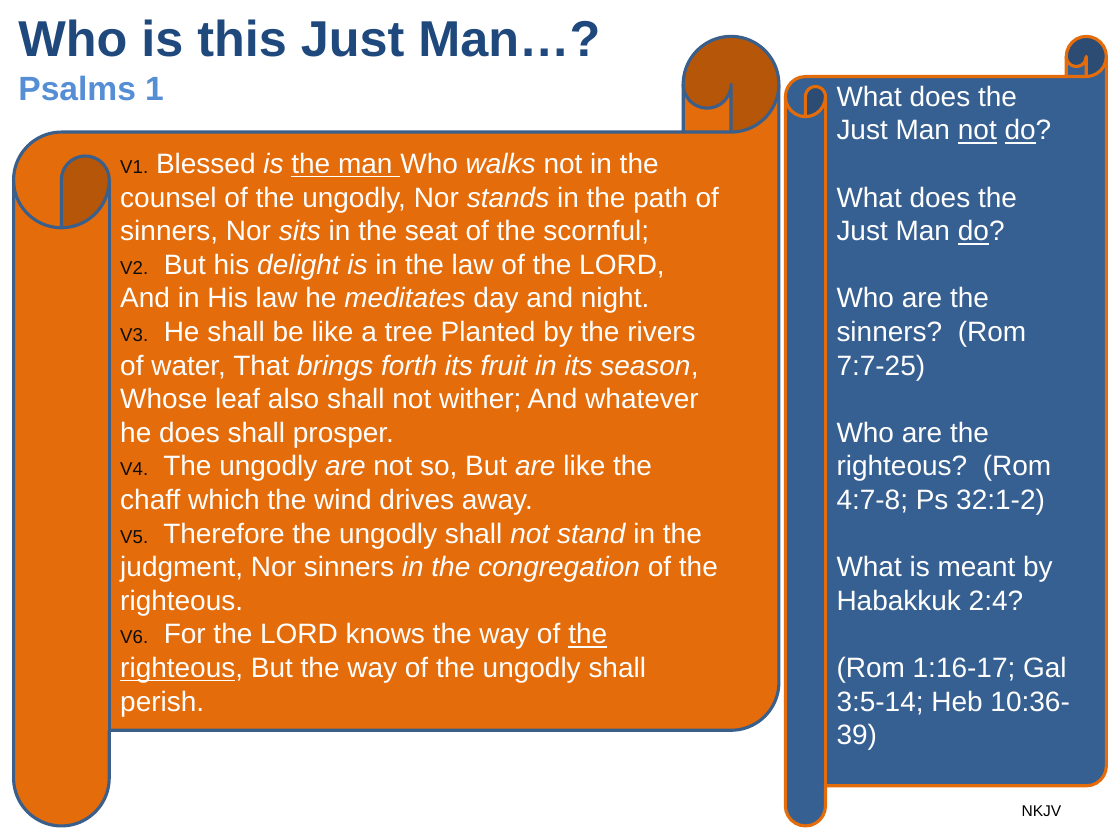
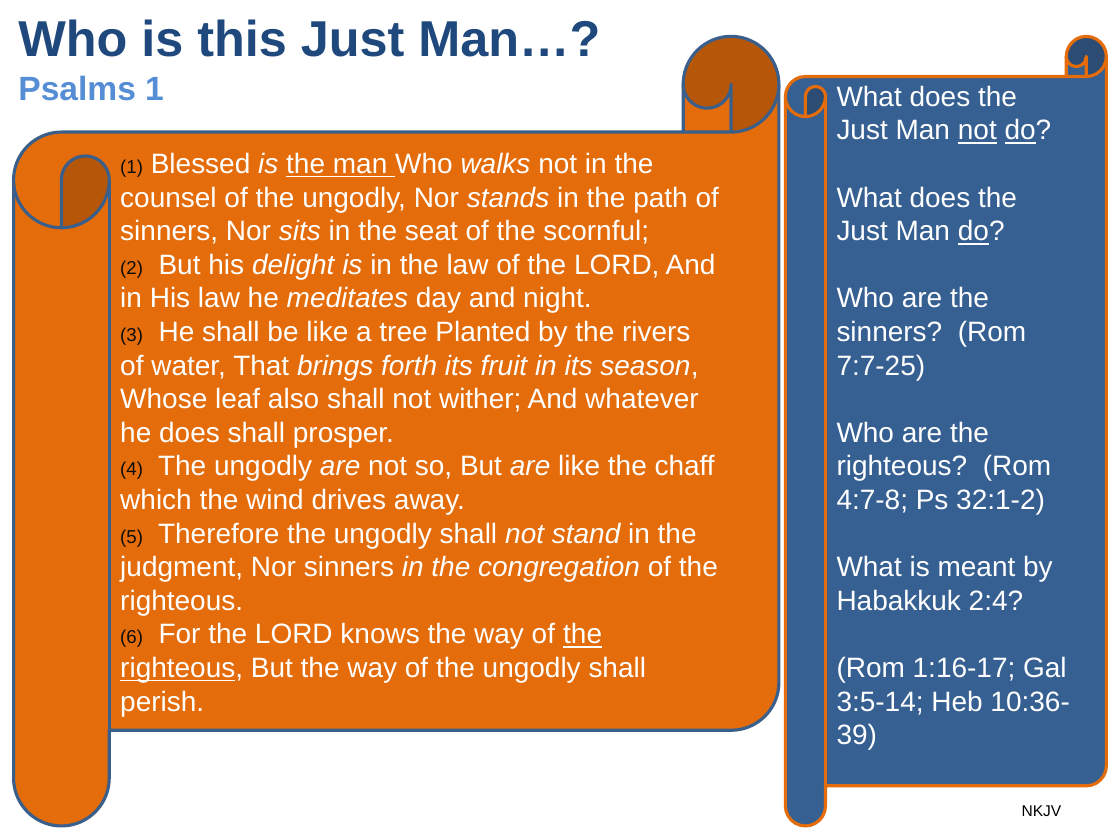
Before and after one commit to UsefulEngines/EvangelismPublic, a slide deck: slide 20 of 2024-Q4/2024-10-13/2024-10-13-Psalms.pptx. Drawn at 1120x840 pixels with LibreOffice and Linux fonts; fonts in the diff are those of the drawing. Boxes give left, top, right and bottom in pixels: in the first picture for what was removed or moved away, otherwise in the second. Text is boxed around its words. In the diff, an @@ line names an element or a change of style, - is before the commit and + after.

```diff
--- a/2024-Q4/2024-10-13/2024-10-13-Psalms.pptx
+++ b/2024-Q4/2024-10-13/2024-10-13-Psalms.pptx
@@ text in horizontal scroll at bbox=[120, 152, 719, 716]: text changed @@
-V1. Blessed is the man Who walks not in the counsel of the ungodly, Nor stands in the path of sinners, Nor sits in the seat of the scornful;
-V2. But his delight is in the law of the LORD, And in His law he meditates day and night.
-V3. He shall be like a tree Planted by the rivers of water, That brings forth its fruit in its season, Whose leaf also shall not wither; And whatever he does shall prosper.
-V4. The ungodly are not so, But are like the chaff which the wind drives away.
-V5. Therefore the ungodly shall not stand in the judgment, Nor sinners in the congregation of the righteous.
-V6. For the LORD knows the way of the righteous, But the way of the ungodly shall perish.
+(1) Blessed is the man Who walks not in the counsel of the ungodly, Nor stands in the path of sinners, Nor sits in the seat of the scornful;
+(2) But his delight is in the law of the LORD, And in His law he meditates day and night.
+(3) He shall be like a tree Planted by the rivers of water, That brings forth its fruit in its season, Whose leaf also shall not wither; And whatever he does shall prosper.
+(4) The ungodly are not so, But are like the chaff which the wind drives away.
+(5) Therefore the ungodly shall not stand in the judgment, Nor sinners in the congregation of the righteous.
+(6) For the LORD knows the way of the righteous, But the way of the ungodly shall perish.
```
Also in this commit, not shown: 1 other slide changed.
